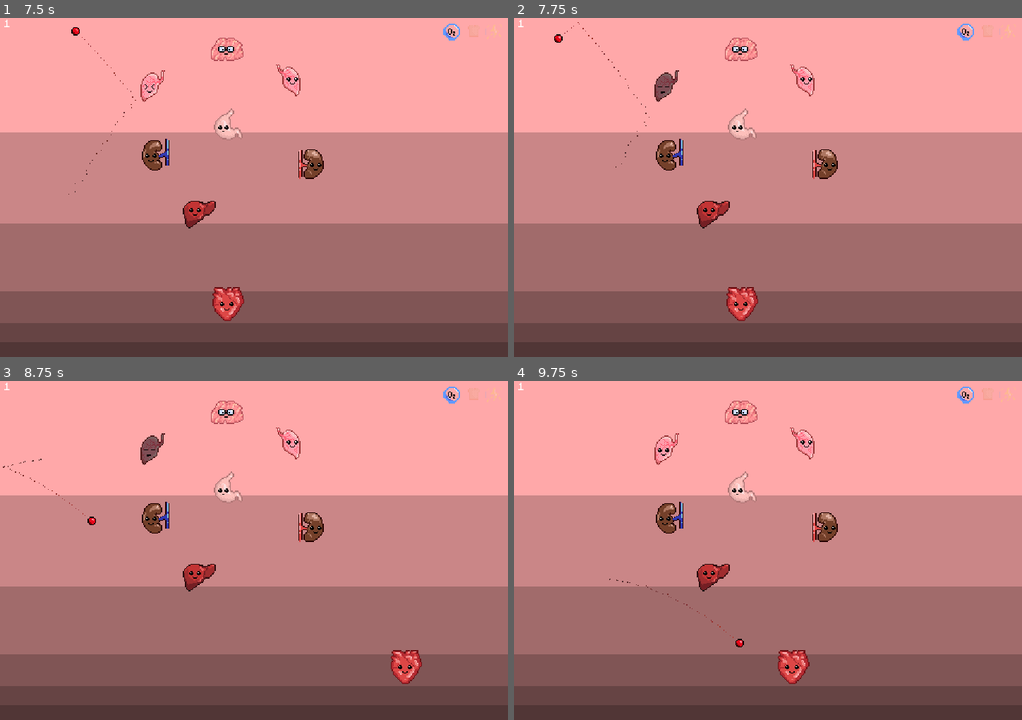
Above: before the commit, frames 1-4 (two rows, left to right).
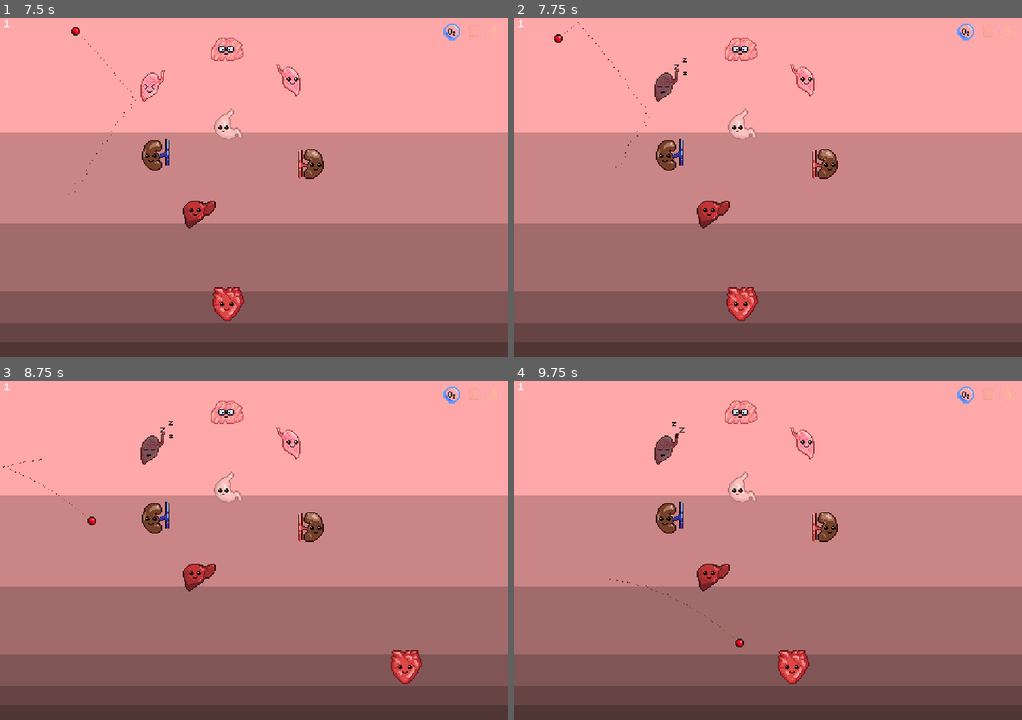
Above: after the commit, the same moments.

Repository: dmitriy-shmilo/arkabeat
Game: Godot game, scene res://screens/title/title.tscn
The game is run twice, just before and just after one commit, with the same random seed, the same clock (stepped at 60 frames per second) and the same inputs.
Inputs (mouse positions are in pixels of both pictures, inside the frame that each line leads up to):
- Up to frame 1 (7.5 s): click "new game" at 0.5 s; tap Enter at 1.25, 2.75, 4.25 s; move the mouse to (228, 255) at 1.27 s; tap Space at 2, 3.5, 5 s; move the mouse to (406, 238) at 2.02 s; move the mouse to (101, 136) at 2.77 s; move the mouse to (279, 187) at 3.52 s; move the mouse to (177, 102) at 4.27 s; move the mouse to (365, 170) at 5.02 s; move the mouse to (152, 204) at 5.77 s; move the mouse to (304, 112) at 6.52 s; move the mouse to (228, 255) at 7.27 s
- Up to frame 2 (7.75 s): no input
- Up to frame 3 (8.75 s): move the mouse to (406, 601) at 8.02 s
- Up to frame 4 (9.75 s): move the mouse to (615, 499) at 8.77 s; move the mouse to (793, 550) at 9.52 s

Frame 1 is identical in both runs. In frame 2, less than 0.1% of the frame differs, in the area x 31-35%, y 11-17%; in frame 3, less than 0.1%; in frame 4, 0.3%, in the area x 27-34%, y 12-25%.
Error in both runs: Trying to assign value of type 'AnimatedSprite' to a variable of type 'Sprite'. (res://bat/bat.gd:6)

Commit message:
Add sleeping indicator, increase sleeping duration

Diff:
--- a/organ/organ.gd
+++ b/organ/organ.gd
@@ -29,6 +29,7 @@
 onready var _hit_tween: Tween = $HitTween
 onready var _resource_sprite: Sprite = $ResourceSprite
 onready var _animation_player: AnimationPlayer = $AnimationPlayer
+onready var _sleeping_indicator: AnimatedSprite = $SleepingIndicator
 
 func _ready():
 	# TODO: clean up magic numbers
--- a/organ/organ.tscn
+++ b/organ/organ.tscn
@@ -9,7 +9,7 @@
 
 [sub_resource type="Animation" id=2]
 resource_name = "Hit"
-length = 2.5
+length = 3.0
 tracks/0/type = "method"
 tracks/0/path = NodePath(".")
 tracks/0/interp = 1
@@ -17,7 +17,7 @@
 tracks/0/imported = false
 tracks/0/enabled = true
 tracks/0/keys = {
-"times": PoolRealArray( 0, 0.5, 2.5 ),
+"times": PoolRealArray( 0, 0.5, 3 ),
 "transitions": PoolRealArray( 1, 1, 1 ),
 "values": [ {
 "args": [  ],
@@ -37,7 +37,7 @@
 tracks/1/imported = false
 tracks/1/enabled = true
 tracks/1/keys = {
-"times": PoolRealArray( 0.5, 2.5 ),
+"times": PoolRealArray( 0.5, 3 ),
 "transitions": PoolRealArray( 1, 1 ),
 "update": 1,
 "values": [ Color( 0.498039, 0.498039, 0.498039, 1 ), Color( 1, 1, 1, 1 ) ]
@@ -49,10 +49,22 @@
 tracks/2/imported = false
 tracks/2/enabled = true
 tracks/2/keys = {
-"times": PoolRealArray( 0, 2.5 ),
+"times": PoolRealArray( 0, 3 ),
 "transitions": PoolRealArray( 1, 1 ),
 "update": 1,
 "values": [ true, false ]
+}
+tracks/3/type = "value"
+tracks/3/path = NodePath("SleepingIndicator:visible")
+tracks/3/interp = 1
+tracks/3/loop_wrap = true
+tracks/3/imported = false
+tracks/3/enabled = true
+tracks/3/keys = {
+"times": PoolRealArray( 0, 0.5, 3 ),
+"transitions": PoolRealArray( 1, 1, 1 ),
+"update": 1,
+"values": [ false, true, false ]
 }
 
 [sub_resource type="Animation" id=3]
@@ -81,6 +93,34 @@
 "update": 0,
 "values": [ Color( 1, 1, 1, 1 ) ]
 }
+tracks/2/type = "value"
+tracks/2/path = NodePath("SleepingIndicator:visible")
+tracks/2/interp = 1
+tracks/2/loop_wrap = true
+tracks/2/imported = false
+tracks/2/enabled = true
+tracks/2/keys = {
+"times": PoolRealArray( 0 ),
+"transitions": PoolRealArray( 1 ),
+"update": 1,
+"values": [ false ]
+}
+
+[sub_resource type="AtlasTexture" id=4]
+atlas = ExtResource( 3 )
+region = Rect2( 96, 0, 16, 16 )
+
+[sub_resource type="AtlasTexture" id=5]
+atlas = ExtResource( 3 )
+region = Rect2( 112, 0, 16, 16 )
+
+[sub_resource type="SpriteFrames" id=6]
+animations = [ {
+"frames": [ SubResource( 4 ), SubResource( 5 ) ],
+"loop": true,
+"name": "default",
+"speed": 1.5
+} ]
 
 [node name="Organ" type="Node2D"]
 script = ExtResource( 1 )
@@ -108,3 +148,10 @@
 anims/Normal = SubResource( 3 )
 
 [node name="HitTween" type="Tween" parent="."]
+
+[node name="SleepingIndicator" type="AnimatedSprite" parent="."]
+visible = false
+position = Vector2( 12.4017, -18.7491 )
+frames = SubResource( 6 )
+frame = 1
+playing = true
--- a/screens/main/main.tscn
+++ b/screens/main/main.tscn
@@ -35,6 +35,45 @@
 position = Vector2( 240, 160 )
 texture = ExtResource( 4 )
 
+[node name="Organs" type="Node2D" parent="."]
+
+[node name="Organ" parent="Organs" instance=ExtResource( 5 )]
+position = Vector2( 217.066, 99.385 )
+organ_type = 7
+provided_resource = 2
+consumed_resource = 1
+
+[node name="Organ5" parent="Organs" instance=ExtResource( 5 )]
+position = Vector2( 187.769, 184.424 )
+organ_type = 6
+provided_resource = 3
+consumed_resource = 2
+
+[node name="Organ6" parent="Organs" instance=ExtResource( 5 )]
+position = Vector2( 147.323, 129.201 )
+organ_type = 3
+consumed_resource = 1
+
+[node name="Organ7" parent="Organs" instance=ExtResource( 5 )]
+position = Vector2( 293.809, 136.719 )
+organ_type = 4
+consumed_resource = 1
+
+[node name="Organ3" parent="Organs" instance=ExtResource( 5 )]
+position = Vector2( 273.906, 58.9973 )
+organ_type = 2
+provided_resource = 1
+
+[node name="Organ4" parent="Organs" instance=ExtResource( 5 )]
+position = Vector2( 143.931, 64.4602 )
+organ_type = 1
+provided_resource = 1
+
+[node name="Organ2" parent="Organs" instance=ExtResource( 5 )]
+position = Vector2( 214.246, 25.3625 )
+organ_type = 5
+consumed_resource = 3
+
 [node name="Projectile" parent="." instance=ExtResource( 2 )]
 position = Vector2( 240, 260 )
 
@@ -64,43 +103,6 @@
 
 [node name="Bat" parent="." instance=ExtResource( 3 )]
 position = Vector2( 240, 300 )
-
-[node name="Organ" parent="." instance=ExtResource( 5 )]
-position = Vector2( 217.066, 99.385 )
-organ_type = 7
-provided_resource = 2
-consumed_resource = 1
-
-[node name="Organ5" parent="." instance=ExtResource( 5 )]
-position = Vector2( 187.769, 184.424 )
-organ_type = 6
-provided_resource = 3
-consumed_resource = 2
-
-[node name="Organ6" parent="." instance=ExtResource( 5 )]
-position = Vector2( 147.323, 129.201 )
-organ_type = 3
-consumed_resource = 1
-
-[node name="Organ7" parent="." instance=ExtResource( 5 )]
-position = Vector2( 293.809, 136.719 )
-organ_type = 4
-consumed_resource = 1
-
-[node name="Organ3" parent="." instance=ExtResource( 5 )]
-position = Vector2( 273.906, 58.9973 )
-organ_type = 2
-provided_resource = 1
-
-[node name="Organ4" parent="." instance=ExtResource( 5 )]
-position = Vector2( 143.931, 64.4602 )
-organ_type = 1
-provided_resource = 1
-
-[node name="Organ2" parent="." instance=ExtResource( 5 )]
-position = Vector2( 214.246, 25.3625 )
-organ_type = 5
-consumed_resource = 3
 
 [node name="Audio" type="AudioStreamPlayer" parent="."]
 bus = "Sfx"
Binary file changed: art/icons.aseprite
Binary file changed: organ/icons.png
Not shown: 1 places in organ/organ.tscn that only renumber resources
